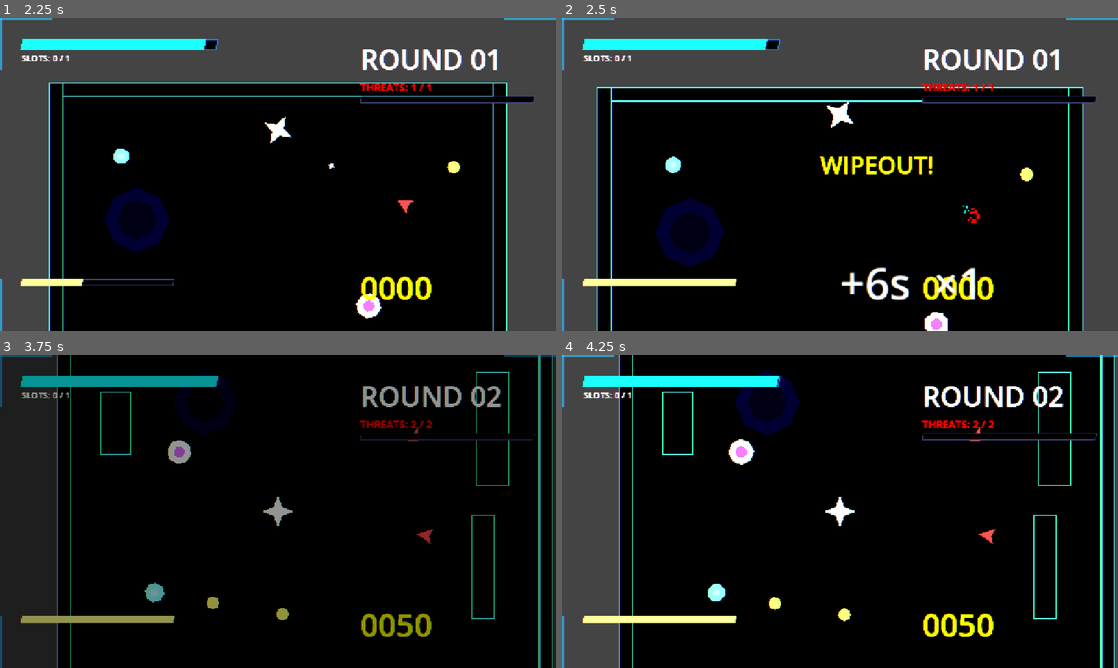
Above: before the commit, frames 1-4 (two rows, left to right).
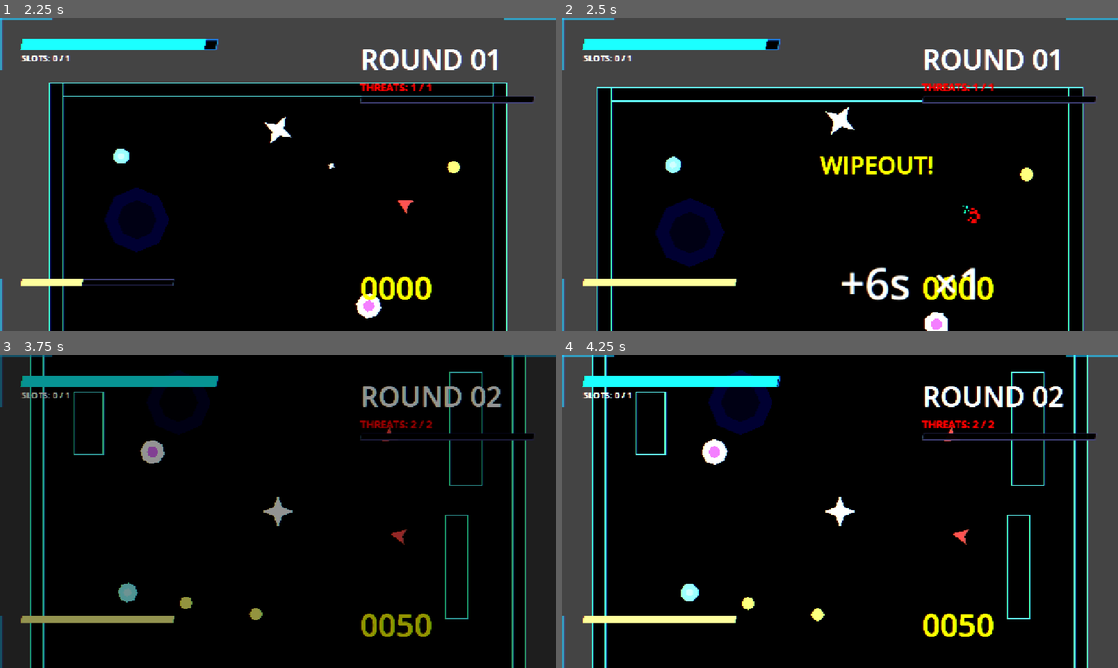
Above: after the commit, the same moments.

Repository: ViSaLrOxX/GUDEV-spring-gamejam-2026
Game: Godot game, scene res://scenes/menu.tscn
The game is run twice, just before and just after one commit, with the same random seed, the same clock (stepped at 60 frames per second) and the same inputs.
Inputs (mouse positions are in pixels of both pictures, inside the frame that each line leads up to):
- Up to frame 1 (2.25 s): click "PLAY" at 0.5 s; tap Enter at 1.25 s; move the mouse to (250, 237) at 1.27 s; hold W (move_up) from 1.28 s (still down); tap Shift (dash) at 1.35 s; tap B (shop) at 1.52 s; move the mouse to (444, 221) at 2.02 s; click (444, 221) at 2.1 s
- Up to frame 2 (2.5 s): keep holding W (move_up); tap B (shop) at 2.27 s
- Up to frame 3 (3.75 s): move the mouse to (111, 464) at 2.77 s; release W (move_up) at 2.78 s; hold A (move_left) 2.78-3.5 s; tap Shift (dash) at 2.85 s; click "INITIATE NEXT ROUND" at 3.5 s
- Up to frame 4 (4.25 s): no input

Frame 1 is identical in both runs. In frame 2, 0.3% of the frame differs, in the area x 47-53%, y 26-38%; in frame 3, 14%; in frame 4, 16%, in the area x 5-100%, y 0-100%.

Commit message:
Robustness fixes for ghost enemy safety check and player state awareness

Diff:
--- a/scripts/game.gd
+++ b/scripts/game.gd
@@ -191,10 +191,11 @@
 		return
 	if not game_active: return
 
-	# Ghost enemy safety check
-	if not _is_transitioning and get_tree().get_nodes_in_group("enemies").size() == 0:
-		_show_big_bonus_message("WIPEOUT!"); total_coins_collected += 50; _initiate_level_transition(0.3)
-		return
+	# Ghost enemy safety check - Only after level has started
+	if not _is_transitioning and total_enemies_in_level > 0:
+		if get_tree().get_nodes_in_group("enemies").size() == 0:
+			_show_big_bonus_message("WIPEOUT!"); total_coins_collected += 50; _initiate_level_transition(0.3)
+			return
 
 	total_time_elapsed += real_delta; time_remaining -= delta
 	if _is_dying:
--- a/scripts/player.gd
+++ b/scripts/player.gd
@@ -33,6 +33,11 @@
 func _physics_process(delta: float) -> void:
 	if not _game:
 		_game = get_tree().get_first_node_in_group("game")
+
+	if _game and not _game.game_active:
+		velocity = Vector2.ZERO
+		move_and_slide()
+		return
 
 	var dir := _get_input_direction()
 	_is_moving = dir.length_squared() > 0.01
